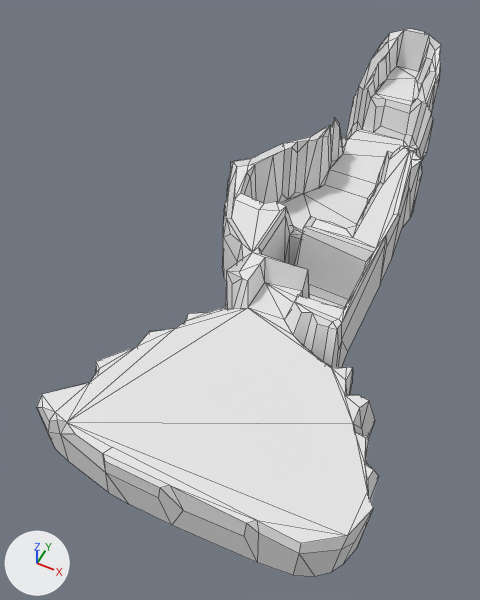
Renders of the FBX model LeyuGame/Assets/Models/Props/Level6/MOD_Level6.fbx from each side of a commit.
Both versions are drawn from a 50 mm lens placed at (0.08, -0.287, 0.284), pointed at (-0.038, -0.053, -0.009). The lights are fixed; the arrows at lower left show +X, +Y and +Z. Mesh edges are drawn as thin lines. Materials are left out; every surface is plain grey. Where no turn or scale is listed for an object, it has been applied to the vertices.

The older version as bpy lines, for what is in view:
```python
me_mesh = bpy.data.meshes.new('Mesh')
me_mesh.from_pydata(...)  # 478 vertices, 560 faces; spans x -0.068..0.086, y -0.192..0.185, z 0.0..0.058
me_mesh.materials.append(mat_mat_level6)
ob_mod_level6 = bpy.data.objects.new('MOD_Level6', me_mesh)
ob_mod_level6.location = (-0.01, 0.0, 0.0)
```
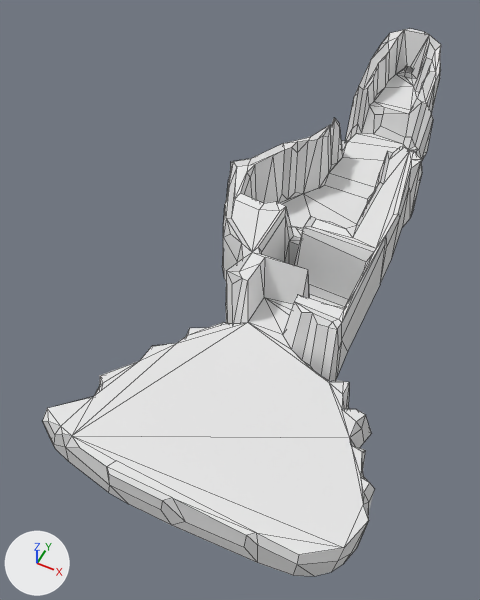
Commit message: level 6 boi

Pixel boxes (x1, y1, x2, y2) of what changed, in the pictures (480 x 600 px; the box of a moved part takes in the faces that stretch with it):
'MOD_Level6', reshaped: before (37, 29, 441, 576); after (43, 29, 441, 576)
part 1 of me_mesh, moved or reshaped: before (37, 265, 379, 576); after (43, 265, 374, 576)
part 2 of me_mesh, moved or reshaped: (283, 194, 357, 265) in both
part 3 of me_mesh, built on: (305, 30, 432, 224) in both

The change, as a list of edits to the scene's bpy script:
```text
Change me_mesh:
    used by ob_mod_level6; location = (-0.01, 0.0, 0.0)
    remove me_mesh.from_pydata(...)  # 478 vertices, 560 faces; spans x -0.068..0.086, y -0.192..0.185, z 0.0..0.058
    add me_mesh.from_pydata(...)  # 497 vertices, 582 faces; spans x -0.068..0.086, y -0.192..0.218, z 0.0..0.058
    me_mesh part 1
    81 vertices in x -0.068..0.086, y -0.19..-0.062, z 0.013..0.028 move by (0.0, 0.0, -0.012)
    8 vertices in x -0.056..0.066, y -0.191..-0.084, z 0.018..0.026 move by (0.0, 0.0, -0.011)
    me_mesh part 2
    8 vertices in x -0.022..0.021, y -0.013..0.003, z 0.015 move by (0.0, 0.0, -0.004)
    6 vertices in x -0.012..0.018, y -0.019..-0.013, z 0.017..0.022 move by (0.0, 0.0, -0.005)
    3 vertices in x -0.008..0.018, y 0.001..0.005, z 0.015 move by (0.0, 0.005, -0.004)
    3 vertices in x -0.022..-0.006, y -0.006..-0.004, z 0.015 move by (0.0, 0.004, -0.004)
    6 vertices move from x -0.024..0.02, y -0.001..0.011, z 0.005..0.012 to x -0.024..0.02, y 0.004..0.01, z 0.005..0.007
    me_mesh part 3
    1 vertex is removed from x -0.011, y 0.172, z 0.033
    7 faces are deleted
    16 vertices in x -0.021..0.025, y 0.062..0.116, z 0.011 move by (0.0, 0.0, -0.003)
    16 vertices in x -0.014..0.016, y 0.123..0.184, z 0.03..0.034 move by (0.0, 0.0, -0.006)
    11 vertices in x -0.023..0.029, y 0.086..0.185, z 0.007..0.035 move by (0.0, 0.0, -0.002)
    7 vertices in x -0.026..0.033, y 0.054..0.117, z 0.003..0.018 move by (0.0, 0.0, -0.001)
    3 vertices in x -0.009..0.021, y 0.121..0.167, z 0.029..0.031 move by (0.0, 0.0, -0.007)
    1 vertex moves from x -0.002, y 0.184, z 0.03 to x 0.0, y 0.184, z 0.023
    20 vertices are added at x -0.011..0.002, y 0.172..0.218, z 0.027..0.039
    29 new faces join them
```
